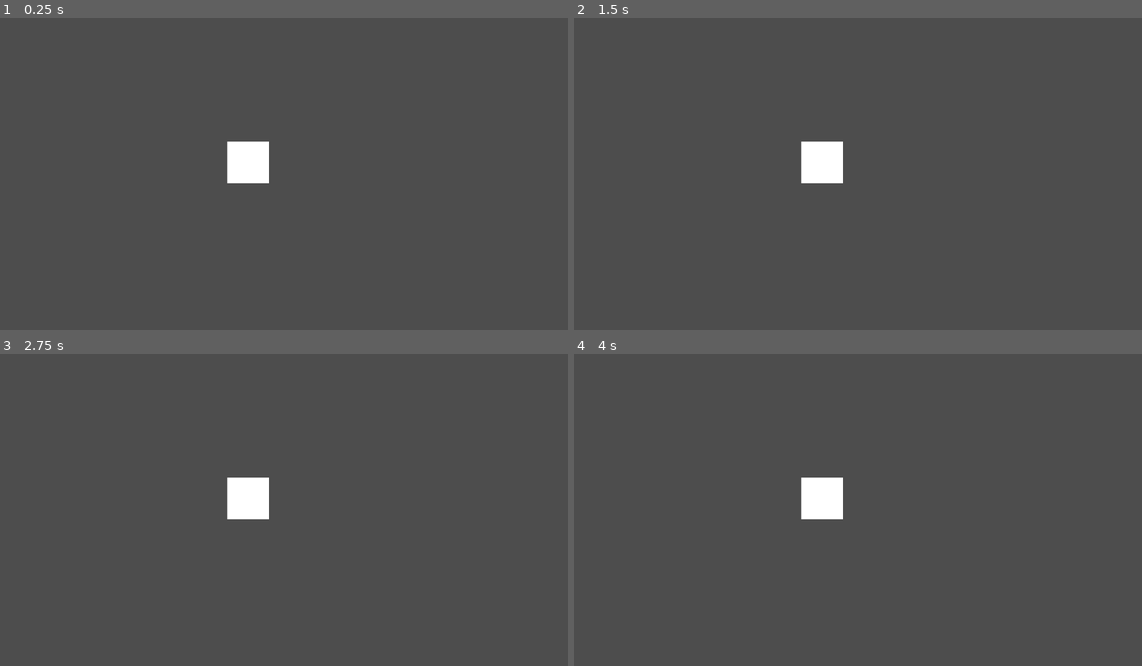
Above: before the commit, frames 1-4 (two rows, left to right).
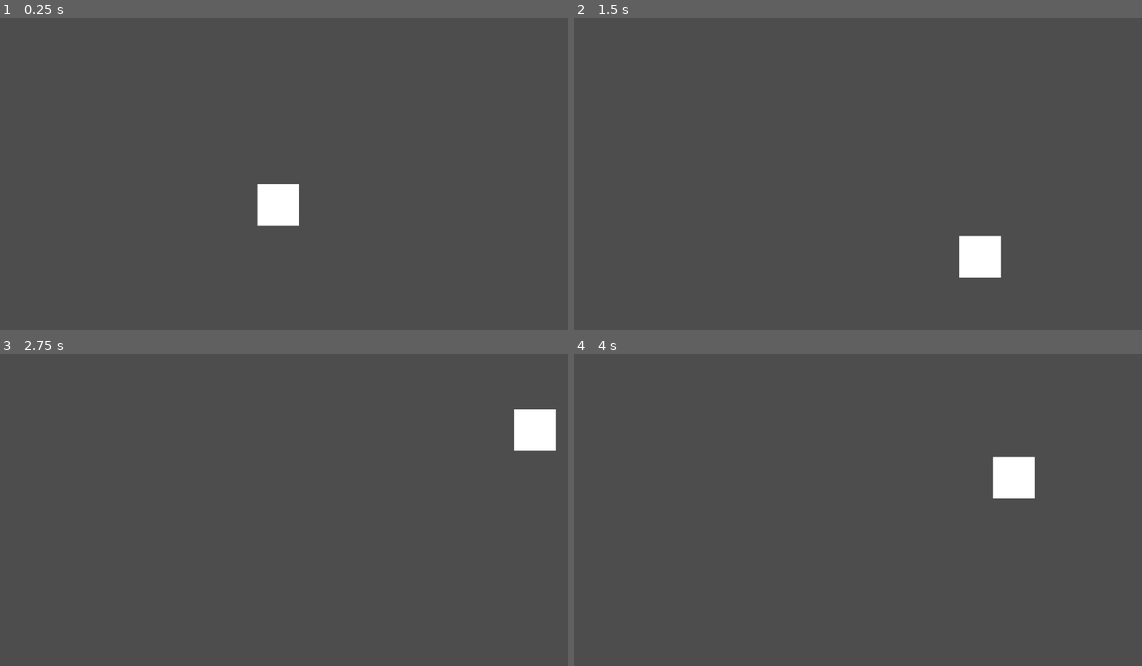
Above: after the commit, the same moments.

Repository: neonrainsoftware/critterjam
Game: Godot game, scene res://scenes/game.tscn
The game is run twice, just before and just after one commit, with the same random seed, the same clock (stepped at 60 frames per second) and the same inputs.
Inputs:
- Up to frame 1 (0.25 s): no input
- Up to frame 2 (1.5 s): no input
- Up to frame 3 (2.75 s): no input
- Up to frame 4 (4 s): no input

The runs differ from the first frame. In frame 1, 2.0% of the frame differs, in the area x 39-53%, y 39-67%; in frame 2, 2.0%; in frame 3, 2.0%; in frame 4, 2.0%.

Commit message:
initial insect movement

Diff:
--- a/critterjam/scenes/game.tscn
+++ b/critterjam/scenes/game.tscn
@@ -1,8 +1,12 @@
-[gd_scene load_steps=2 format=3 uid="uid://dg0hqeyl3jlpd"]
+[gd_scene load_steps=3 format=3 uid="uid://dg0hqeyl3jlpd"]
 
 [ext_resource type="PackedScene" uid="uid://c4fcrqhpyanbw" path="res://scenes/insect.tscn" id="1_uwrxv"]
+[ext_resource type="PackedScene" uid="uid://ctw61nnvo8q2y" path="res://scenes/wall.tscn" id="2_yqjtg"]
 
 [node name="Node2D" type="Node2D"]
 
 [node name="Insect" parent="." instance=ExtResource("1_uwrxv")]
-position = Vector2(499, 293)
+position = Vector2(507, 313)
+
+[node name="Wall" parent="." instance=ExtResource("2_yqjtg")]
+position = Vector2(-9, -10)
--- a/critterjam/scenes/insect.tscn
+++ b/critterjam/scenes/insect.tscn
@@ -1,4 +1,6 @@
-[gd_scene load_steps=2 format=3 uid="uid://c4fcrqhpyanbw"]
+[gd_scene load_steps=3 format=3 uid="uid://c4fcrqhpyanbw"]
+
+[ext_resource type="Script" uid="uid://b4lga1yk7waw6" path="res://scritps/insect.gd" id="1_yog2j"]
 
 [sub_resource type="RectangleShape2D" id="RectangleShape2D_fi4pd"]
 size = Vector2(20.4854, 19.5127)
@@ -6,6 +8,7 @@
 [node name="Insect" type="Node2D"]
 
 [node name="CharacterBody2D" type="CharacterBody2D" parent="."]
+script = ExtResource("1_yog2j")
 
 [node name="CollisionShape2D" type="CollisionShape2D" parent="CharacterBody2D"]
 position = Vector2(2.32458e-06, 2.26498e-06)
--- /dev/null
+++ b/critterjam/scenes/wall.tscn
@@ -0,0 +1,33 @@
+[gd_scene load_steps=2 format=3 uid="uid://ctw61nnvo8q2y"]
+
+[sub_resource type="RectangleShape2D" id="RectangleShape2D_uvhfp"]
+size = Vector2(24.8501, 1176.92)
+
+[node name="Wall" type="Node2D"]
+
+[node name="StaticBody2D" type="StaticBody2D" parent="."]
+
+[node name="CollisionShape2D" type="CollisionShape2D" parent="StaticBody2D"]
+position = Vector2(0, 321)
+shape = SubResource("RectangleShape2D_uvhfp")
+
+[node name="StaticBody2D2" type="StaticBody2D" parent="."]
+
+[node name="CollisionShape2D" type="CollisionShape2D" parent="StaticBody2D2"]
+position = Vector2(578, 0.999998)
+rotation = -1.57209
+scale = Vector2(1, 1)
+shape = SubResource("RectangleShape2D_uvhfp")
+
+[node name="StaticBody2D3" type="StaticBody2D" parent="."]
+
+[node name="CollisionShape2D" type="CollisionShape2D" parent="StaticBody2D3"]
+position = Vector2(1151, 321)
+shape = SubResource("RectangleShape2D_uvhfp")
+
+[node name="StaticBody2D4" type="StaticBody2D" parent="."]
+
+[node name="CollisionShape2D" type="CollisionShape2D" parent="StaticBody2D4"]
+position = Vector2(577.56, 650.937)
+rotation = 1.56723
+shape = SubResource("RectangleShape2D_uvhfp")
--- /dev/null
+++ b/critterjam/scritps/insect.gd
@@ -0,0 +1,9 @@
+extends CharacterBody2D
+
+func _ready() -> void:
+	set_velocity(Vector2(200, 250))
+
+func _physics_process(delta: float) -> void:
+	var coll_info : KinematicCollision2D = move_and_collide(velocity * delta)
+	if coll_info:
+		velocity = velocity.bounce(coll_info.get_normal())
Not shown, added: critterjam/scritps/insect.gd.uid
